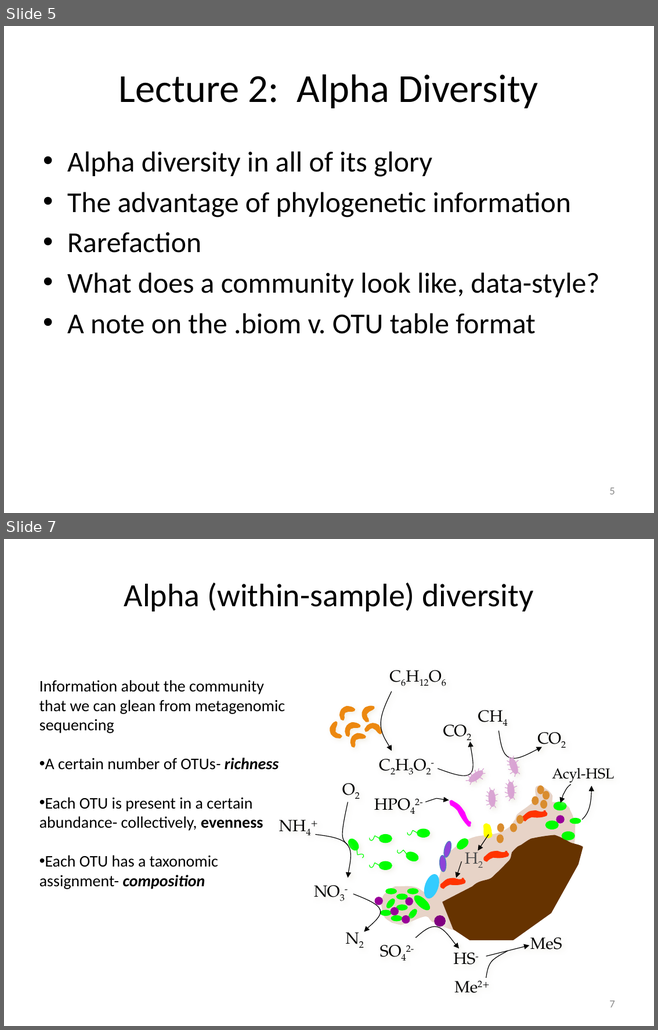
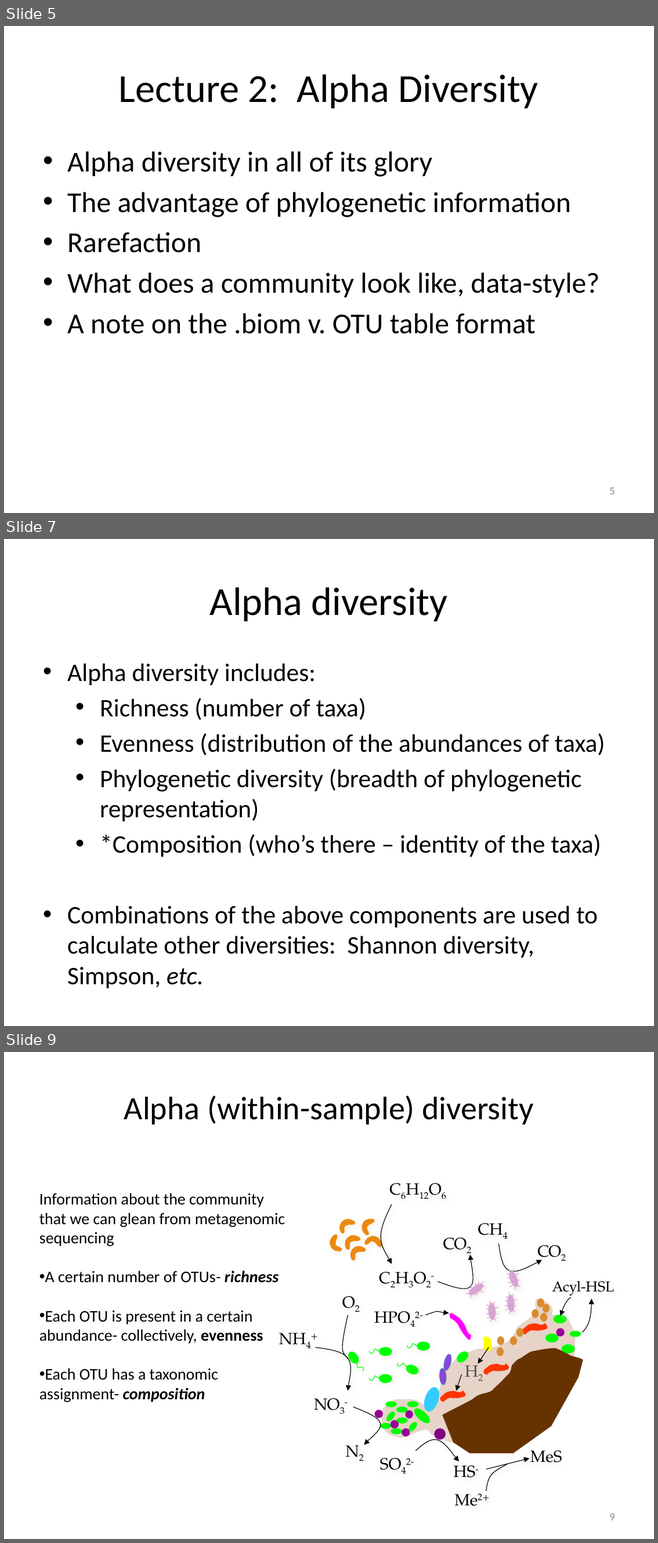
Before and after one commit to edamame-course/docs, a slide deck: extra/Presentations/2014-08-14-AM_Ashley_Lecture2.pptx. Shown one above the other, each under a label of ours: slides 5 and 7 before the commit, slides 5, 7 and 9 after it; the slides between them are not shown. The pictures are 658x1030 and 658x1543 pixels, drawn with LibreOffice and Linux fonts; fonts in the diff are those of the drawing. Boxes give left, top, right and bottom in pixels: in the first picture for what was removed or moved away, otherwise in the second. Text is boxed around its words. In the diff, an @@ line names an element or a change of style, - is before the commit and + after.

```diff
--- a/extra/Presentations/2014-08-14-AM_Ashley_Lecture2.pptx
+++ b/extra/Presentations/2014-08-14-AM_Ashley_Lecture2.pptx
@@ slide 7 added at (4, 539, 654, 1026), background #FFFFFF @@
@@ title added at (210, 587, 448, 621), 44 pt, text #000000 @@
+Alpha diversity
@@ text added at (67, 663, 605, 985), 28 pt, text #000000 @@
+• Alpha diversity includes:
+  • Richness (number of taxa)
+  • Evenness (distribution of the abundances of taxa)
+  • Phylogenetic diversity (breadth of phylogenetic representation)
+  • *Composition (who’s there – identity of the taxa)
+• Combinations of the above components are used to calculate other diversities: Shannon diversity, Simpson, etc.
@@ what was slide 7 is now slide 9 @@
@@ page number at (609, 1514, 614, 1521): text changed @@
-7
+9
```
Also in this commit, not shown: 2 slides changed, 1 other slide added, 1 other file.
